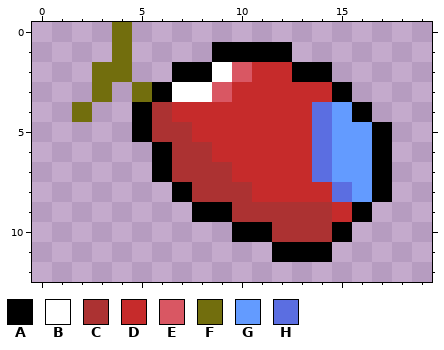
Two states of a pixel-art sprite, sub/sub_down2.png. The first picture shows the starting point.
The file is 24x16 pixels. Shown: x 0..19, y 0..12.
Palette (. is transparent): A #000000  B #ffffff  C #ac3232  D #c62b2b  E #d95763  F #726e0d  G #639bff  H #5b6ee1
Pixels before, first column x 2:
 0 ..F.............
 1 ..F....AAAA.....
 2 .FF..AABEDDAA...
 3 .F.FABBEDDDDDA..
 4 F..ACDDDDDDDHGA.
 5 ...ACCDDDDDDHGGA
 6 ....ACCDDDDDHGGA
 7 ....ACCCDDDDHGGA
 8 .....ACCCDDDDHGA
 9 ......AACCCCCDA.
10 ........AACCCA..
11 ..........AAA...
After the commit:
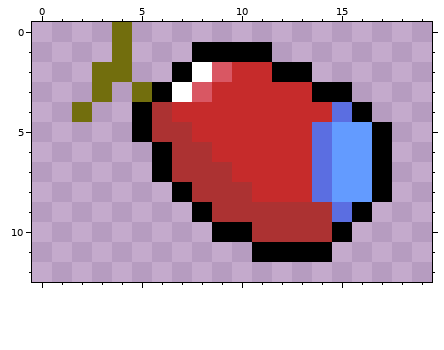
Difference:
Changed rows in their new state; - is an unchanged pixel.
first column x 8:
 1 A---.---
 2 BED-A-.-
 3 ED----A-
 4 ------DH
first column x 9:
 8 -----HG
 9 C-----H
10 A-C----
11 --A----
